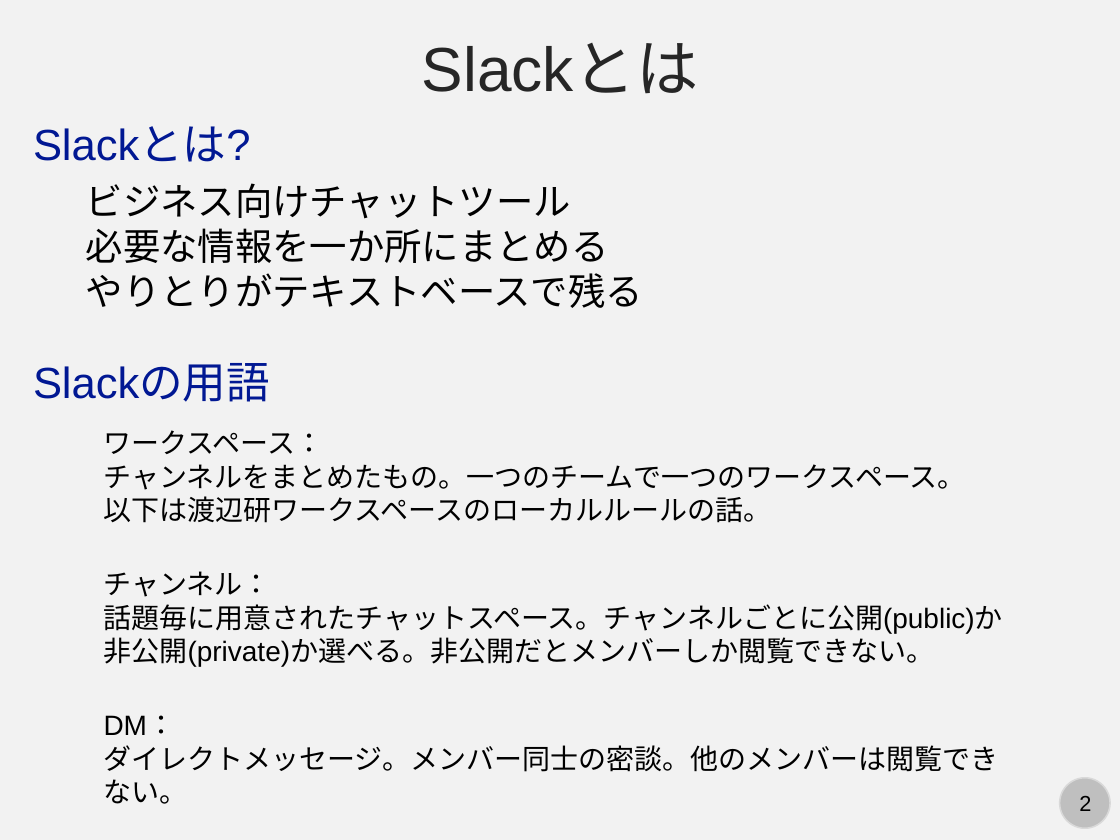
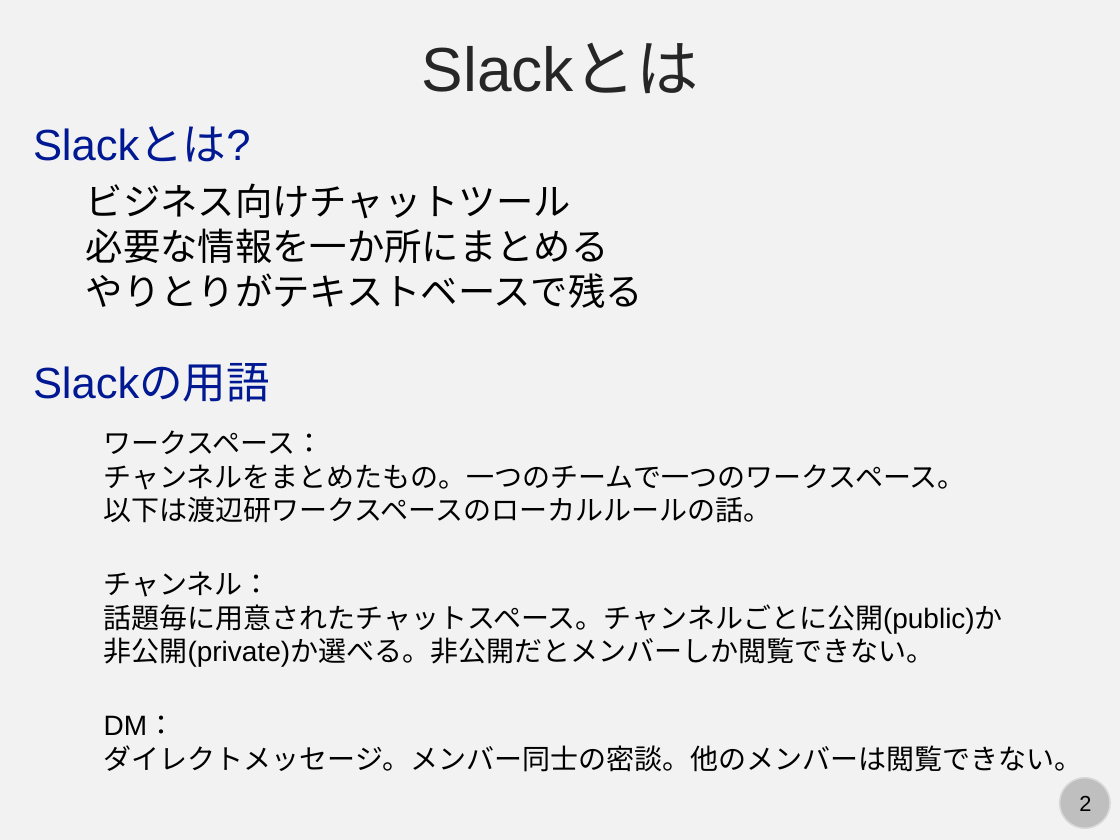
Before and after one commit to kaityo256/lab_startup, a slide deck: slide 2 of slack/slack.pptx. Drawn at 1120x840 pixels with LibreOffice and Linux fonts; fonts in the diff are those of the drawing. Boxes give left, top, right and bottom in pixels: in the first picture for what was removed or moved away, otherwise in the second. Text is boxed around its words. In the diff, an @@ line names an element or a change of style, - is before the commit and + after.

```diff
--- a/slack/slack.pptx
+++ b/slack/slack.pptx
@@ text "DM：" rewrapped from (x1=104, y1=715, x2=999, y2=804) to (x1=104, y1=715, x2=1083, y2=772) @@
```
Also in this commit, not shown: 2 other slides changed.
